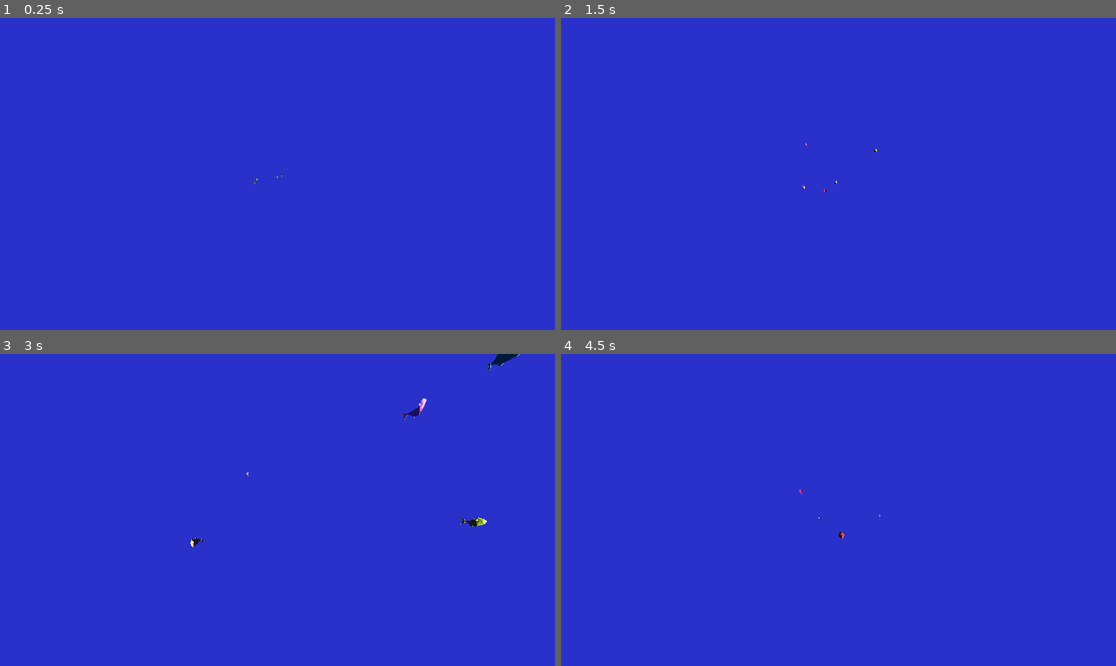
Above: before the commit, frames 1-4 (two rows, left to right).
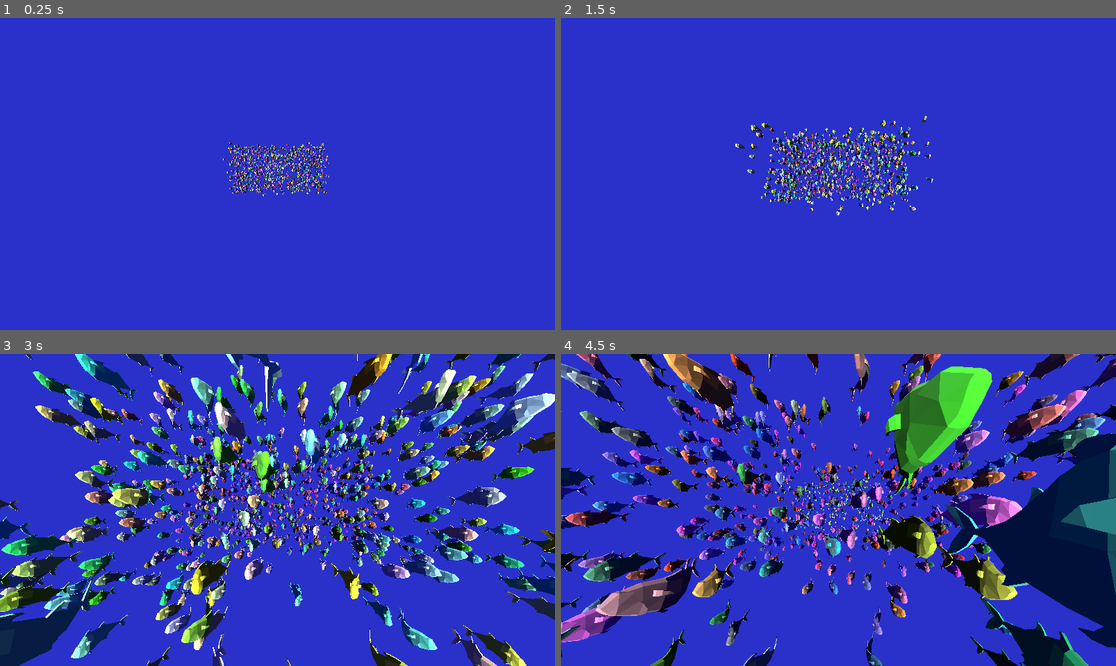
Above: after the commit, the same moments.

Repository: crabdancing/GayFishe
Game: Godot game, scene res://main_3d.tscn
Two runs of this game, one before a commit and one after it. Both use one fixed random seed, a clock stepped at 60 frames per second and the inputs below.
Inputs:
- Up to frame 1 (0.25 s): no input
- Up to frame 2 (1.5 s): tap - (less_fish) at 0.6 s; tap Enter at 1.25 s; tap = (more_fish) at 1.35 s
- Up to frame 3 (3 s): tap - (less_fish) at 2.1 s; tap Space at 2.75 s; tap = (more_fish) at 2.85 s
- Up to frame 4 (4.5 s): tap - (less_fish) at 3.6 s; tap Enter at 4.25 s; tap = (more_fish) at 4.35 s

The runs differ from the first frame. In frame 1, 1.3% of the frame differs, in the area x 40-60%, y 39-58%; in frame 2, 3.0%; in frame 3, 33%; in frame 4, 40%, in the area x 0-100%, y 0-100%.

Commit message:
init

Diff:
--- a/School.gd
+++ b/School.gd
@@ -1,7 +1,7 @@
 @tool
 extends MultiMeshInstance3D
 
-@export var num_fish: int = 100:
+@export var num_fish: int = 5:
 	set = set_num_fish
 
 func set_num_fish(value: int):
@@ -10,6 +10,7 @@
 	num_fish = value
 
 func _ready() -> void:
+	set_fish(num_fish)
 	sync_fish()
 
 class FishData:
